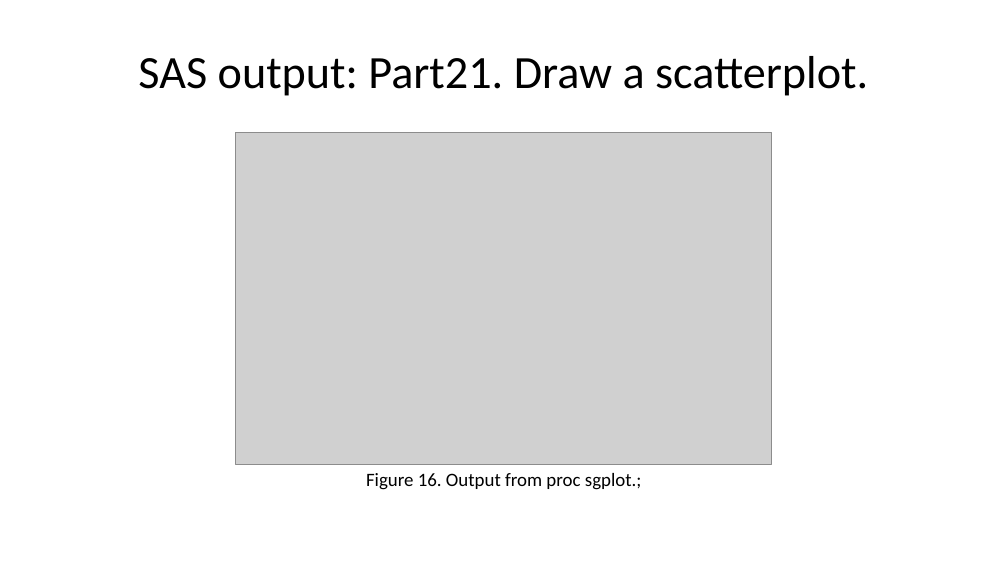
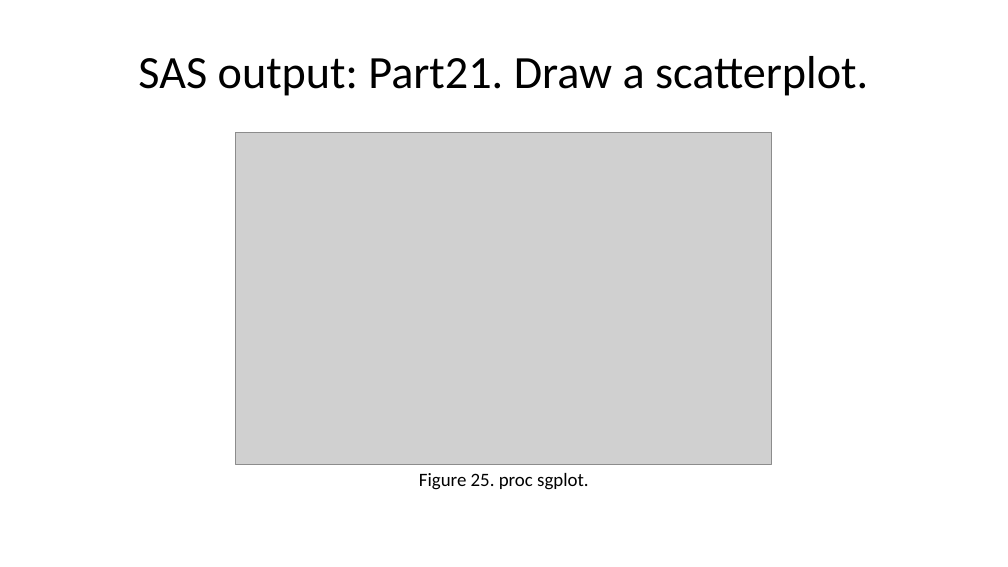
Before and after one commit to pmean/introduction-to-SAS, a slide deck: slide 76 of results/5507-02-simon-slides-and-speaker-notes.pptx (slide 69 before the commit). Drawn at 1008x567 pixels with LibreOffice and Linux fonts; fonts in the diff are those of the drawing; grey boxes stand for pictures. Boxes give left, top, right and bottom in pixels: in the first picture for what was removed or moved away, otherwise in the second. Text is boxed around its words. In the diff, an @@ line names an element or a change of style, - is before the commit and + after.

```diff
--- a/results/5507-02-simon-slides-and-speaker-notes.pptx
+++ b/results/5507-02-simon-slides-and-speaker-notes.pptx
@@ text at (419,473,589,490): text changed @@
-Figure 16. Output from proc sgplot.;
+Figure 25. proc sgplot.
```
Also in this commit, not shown: 22 other slides changed, 13 slides added, 7 slides removed, 39 other files.
